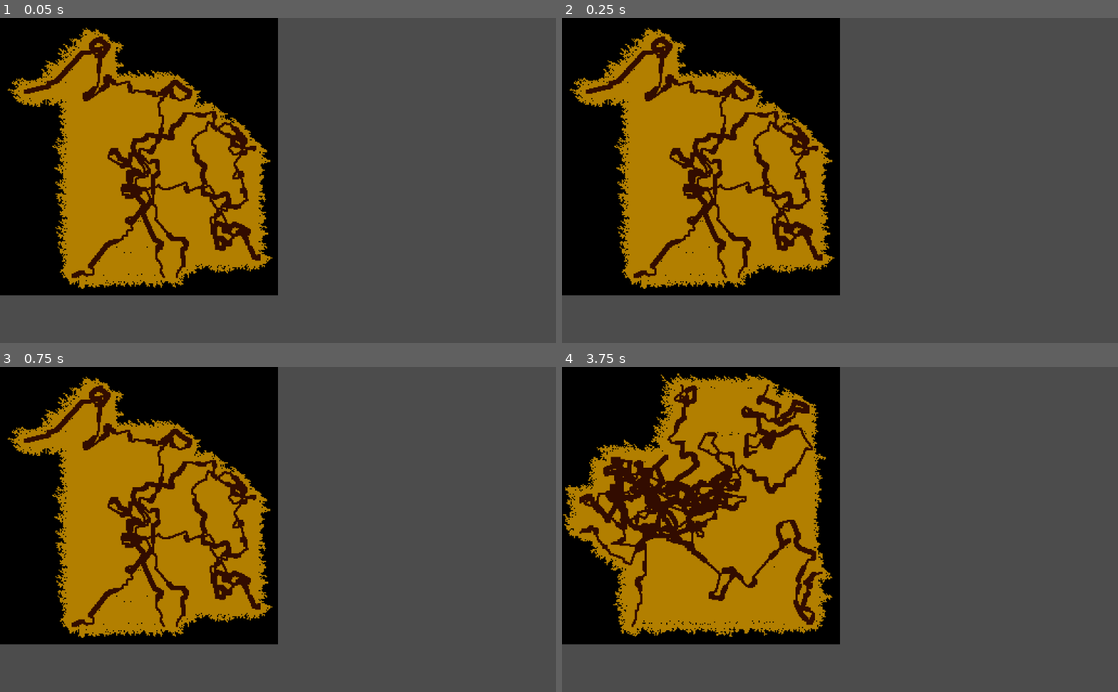
Above: before the commit, frames 1-4 (two rows, left to right).
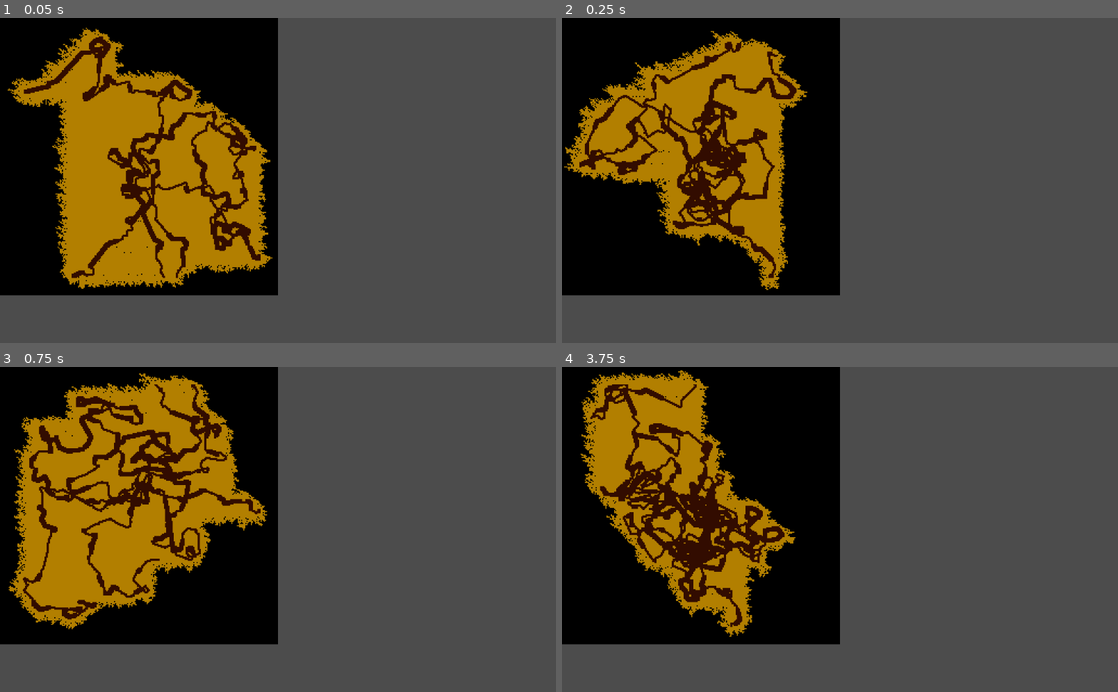
Above: after the commit, the same moments.

Repository: Pakz001/Godot-Examples
Game: Godot game, scene res://Node2D.tscn
Two runs of this game, one before a commit and one after it. Both use one fixed random seed, a clock stepped at 60 frames per second and the inputs below.
Inputs:
- Up to frame 1 (0.05 s): no input
- Up to frame 2 (0.25 s): no input
- Up to frame 3 (0.75 s): no input
- Up to frame 4 (3.75 s): no input

Frame 1 is identical in both runs. In frame 2, 20% of the frame differs, in the area x 0-49%, y 2-84%; in frame 3, 20%; in frame 4, 25%, in the area x 0-49%, y 0-84%.
Error after the commit: Invalid get index '256' (on base: 'Array'). (res://Node2D.gd:118)

Commit message:
Add files via upload

Diff:
--- a/DudeSpaceMining/AsteroidTunnels/Node2D.gd
+++ b/DudeSpaceMining/AsteroidTunnels/Node2D.gd
@@ -4,6 +4,8 @@
 #
 # TODO : Convex hull??, make tunnels accessable
 #
+# Note : The floodfill needs a append and not the push_front. This push_front
+# makes godot shift the array every time I think and this slows it down a lot.FIXED
 
 
 extends Node2D
@@ -121,7 +123,7 @@
 
 func _process(delta):
 	time+=1
-	if time>100:
+	if time>10:
 		time=0
 		splode()
 
@@ -155,22 +157,22 @@
 	# while there is something on the list
 	while(!list.empty()):
 		# get our current cell inside these variables x1 and y1
-		var x1 = list[0].x
-		var y1 = list[0].y
+		var x1 = list[list.size()-1].x
+		var y1 = list[list.size()-1].y
 		# flood the map on x1 and y1
 		map[x1][y1]=val
 		# remove the current cell from the list
-		list.pop_front()
+		list.pop_back()
 		# Here we check above/left/right/down our current x1 y1
 		# position if we can flood there and if so add this to the list.
 		# We make sure first to not check outside our map[][] area
 		if(y1-1>=0 && map[x1][y1-1]==floodme):
-			list.push_front(Vector2(x1,y1-1))
+			list.append(Vector2(x1,y1-1))
 		if(y1+1<mapheight && map[x1][y1+1]==floodme):
-			list.push_front(Vector2(x1,y1+1))
+			list.append(Vector2(x1,y1+1))
 		if(x1-1>=0 && map[x1-1][y1]==floodme):
-			list.push_front(Vector2(x1-1,y1))
+			list.append(Vector2(x1-1,y1))
 		if(x1+1<mapwidth && map[x1+1][y1]==floodme):
-			list.push_front(Vector2(x1+1,y1))
+			list.append(Vector2(x1+1,y1))
 
 	pass
Binary file added: DudeSpaceMining/AsteroidTunnels/AsteroidTunnels.png
Not shown, added: DudeSpaceMining/AsteroidTunnels/AsteroidTunnels.png.import
Not shown, added: DudeSpaceMining/AsteroidTunnels/export_presets.cfg
Binary file added: DudeSpaceMining/AsteroidTunnels/favicon.png
Not shown, added: DudeSpaceMining/AsteroidTunnels/favicon.png.import
Not shown, added: DudeSpaceMining/AsteroidTunnels/AsteroidTunnels.html
Not shown, added: DudeSpaceMining/AsteroidTunnels/AsteroidTunnels.js
Not shown, added: DudeSpaceMining/AsteroidTunnels/AsteroidTunnels.pck
Not shown, added: DudeSpaceMining/AsteroidTunnels/AsteroidTunnels.wasm
